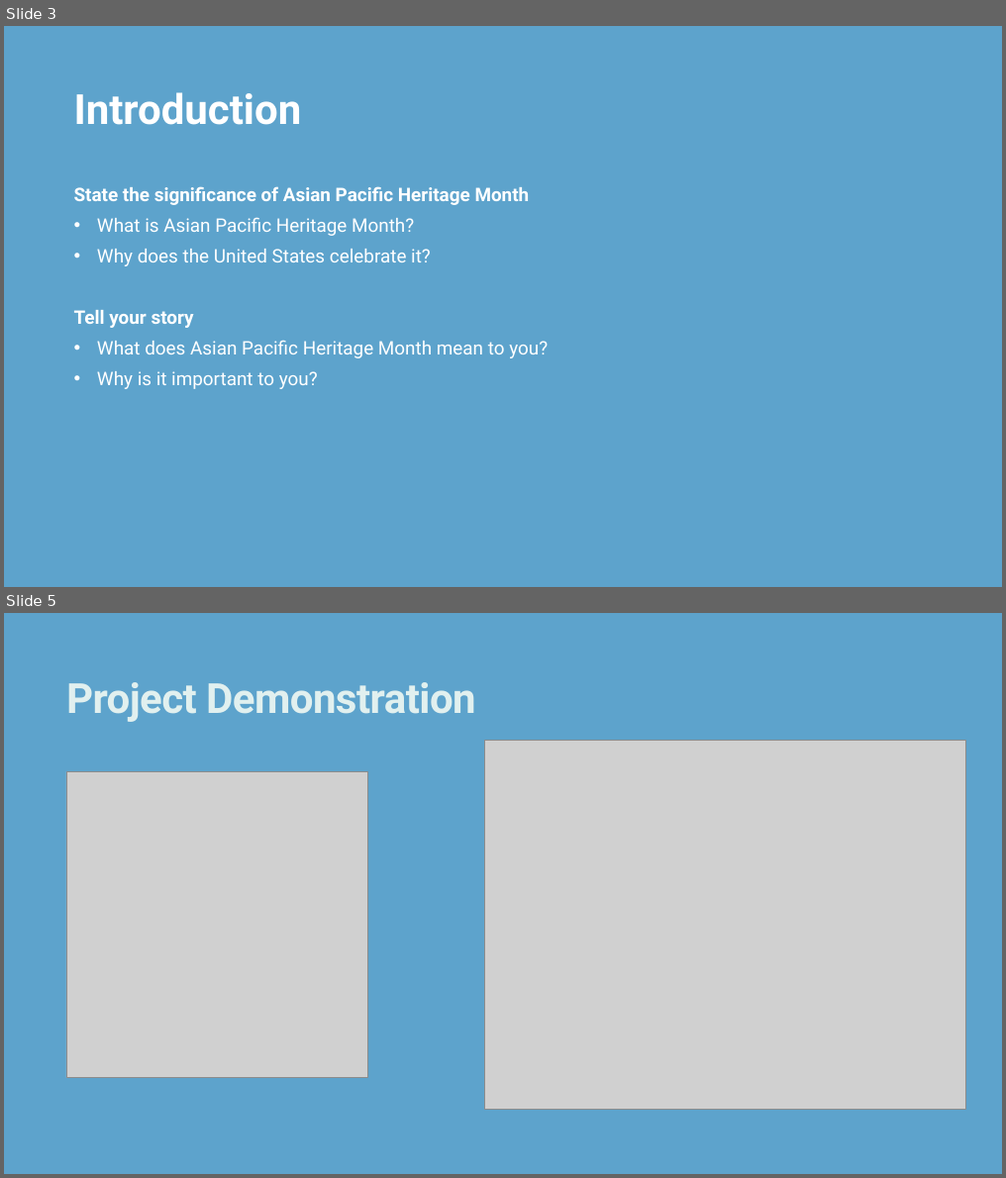
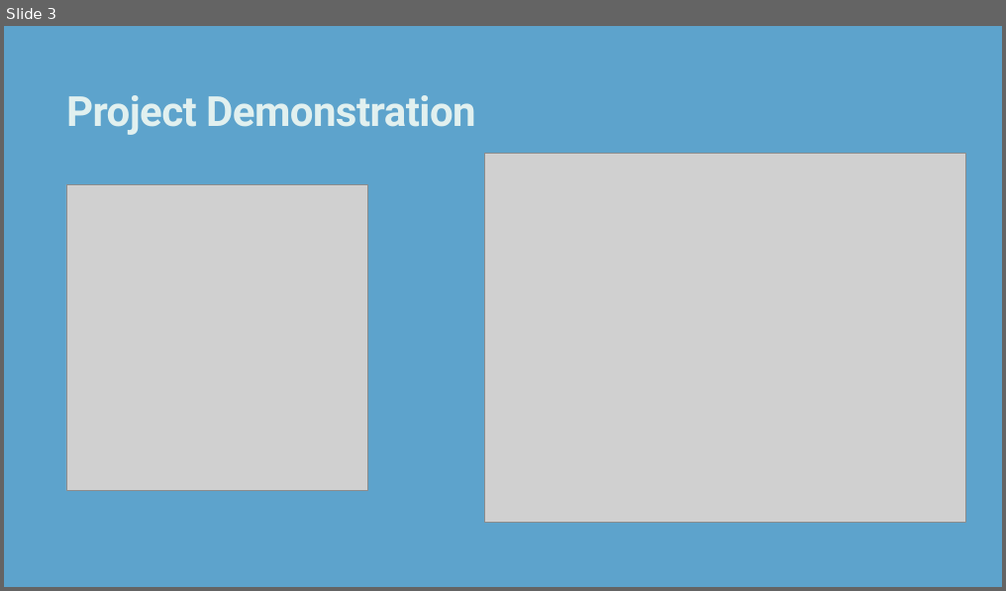
Before and after one commit to KaziRifatMorshed/student-database-oop-java-swing, a slide deck: Presentation.pptx. Shown one above the other, each under a label of ours: slides 3 and 5 before the commit, slide 3 after it; the slides between them are not shown. The pictures are 1006x1178 and 1006x591 pixels, drawn with LibreOffice and Linux fonts; fonts in the diff are those of the drawing; grey boxes stand for pictures; background and template pictures are left out. Boxes give left, top, right and bottom in pixels: in the first picture for what was removed or moved away, otherwise in the second. Text is boxed around its words. In the diff, an @@ line names an element or a change of style, - is before the commit and + after.

```diff
--- a/Presentation.pptx
+++ b/Presentation.pptx
@@ slide 3 removed at (4,26,1002,587), background #5DA3CC @@
@@ title removed at (74,92,302,125) @@
-Introduction
@@ text removed at (74,186,548,389) @@
-State the significance of Asian Pacific Heritage Month
-  • What is Asian Pacific Heritage Month?
-  • Why does the United States celebrate it?
-Tell your story
-  • What does Asian Pacific Heritage Month mean to you?
-  • Why is it important to you?
@@ what was slide 5 is now slide 3 @@
```
Also in this commit, not shown: 1 slide changed, 1 slide added, 1 other slide removed, 1 other file.
